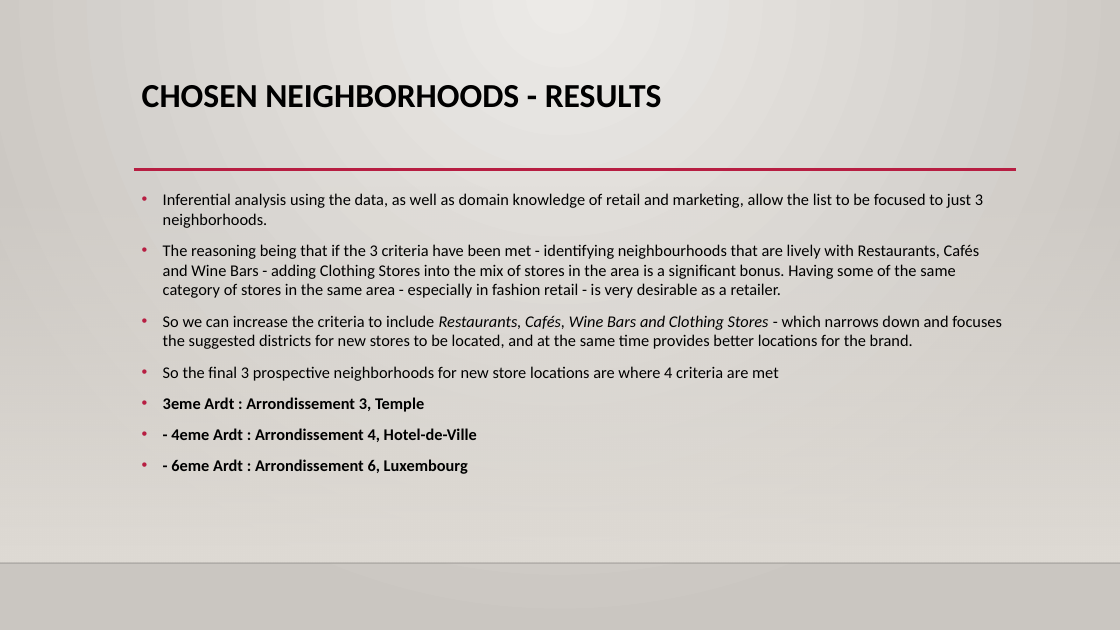
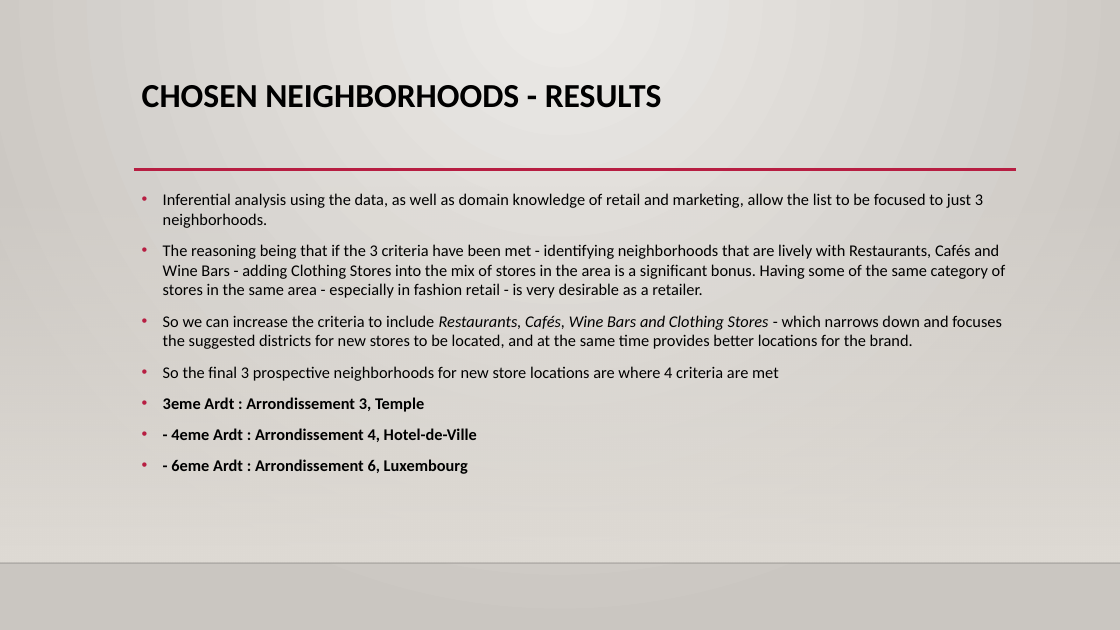
Before and after one commit to veeral191/github-example, a slide deck: slide 13 of Final_Project/Capstone_Final_Project_Presentation.pptx. Drawn at 1120x630 pixels with LibreOffice and Linux fonts; fonts in the diff are those of the drawing; background and template pictures are left out. Boxes give left, top, right and bottom in pixels: in the first picture for what was removed or moved away, otherwise in the second. Text is boxed around its words. In the diff, an @@ line names an element or a change of style, - is before the commit and + after.

Commit message:
Final Presentation

```diff
--- a/Final_Project/Capstone_Final_Project_Presentation.pptx
+++ b/Final_Project/Capstone_Final_Project_Presentation.pptx
@@ text at box(163, 244, 1006, 298): text changed @@
-• The reasoning being that if the 3 criteria have been met - identifying neighbourhoods that are lively with Restaurants, Cafés and Wine Bars - adding Clothing Stores into the mix of stores in the area is a significant bonus. Having some of the same category of stores in the same area - especially in fashion retail - is very desirable as a retailer.
+• The reasoning being that if the 3 criteria have been met - identifying neighborhoods that are lively with Restaurants, Cafés and Wine Bars - adding Clothing Stores into the mix of stores in the area is a significant bonus. Having some of the same category of stores in the same area - especially in fashion retail - is very desirable as a retailer.
```
Also in this commit, not shown: 3 other slides changed, 1 other file.
